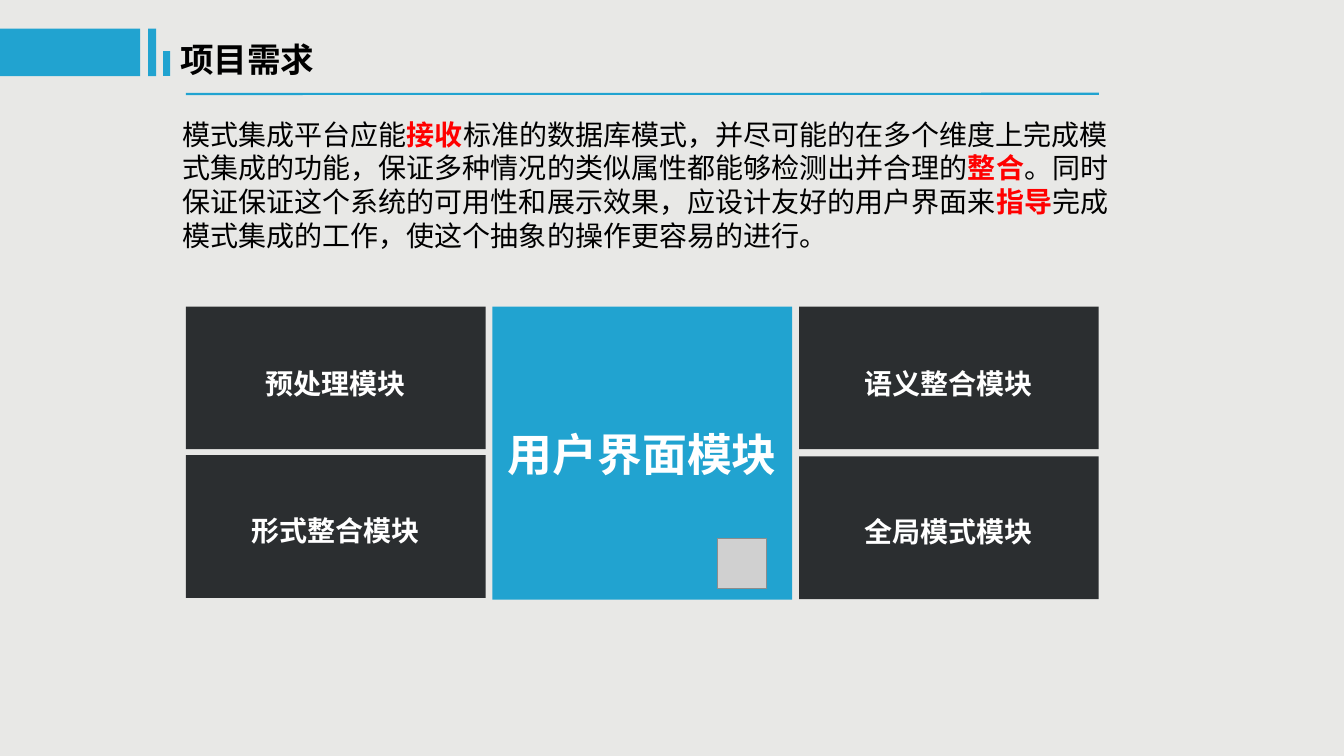
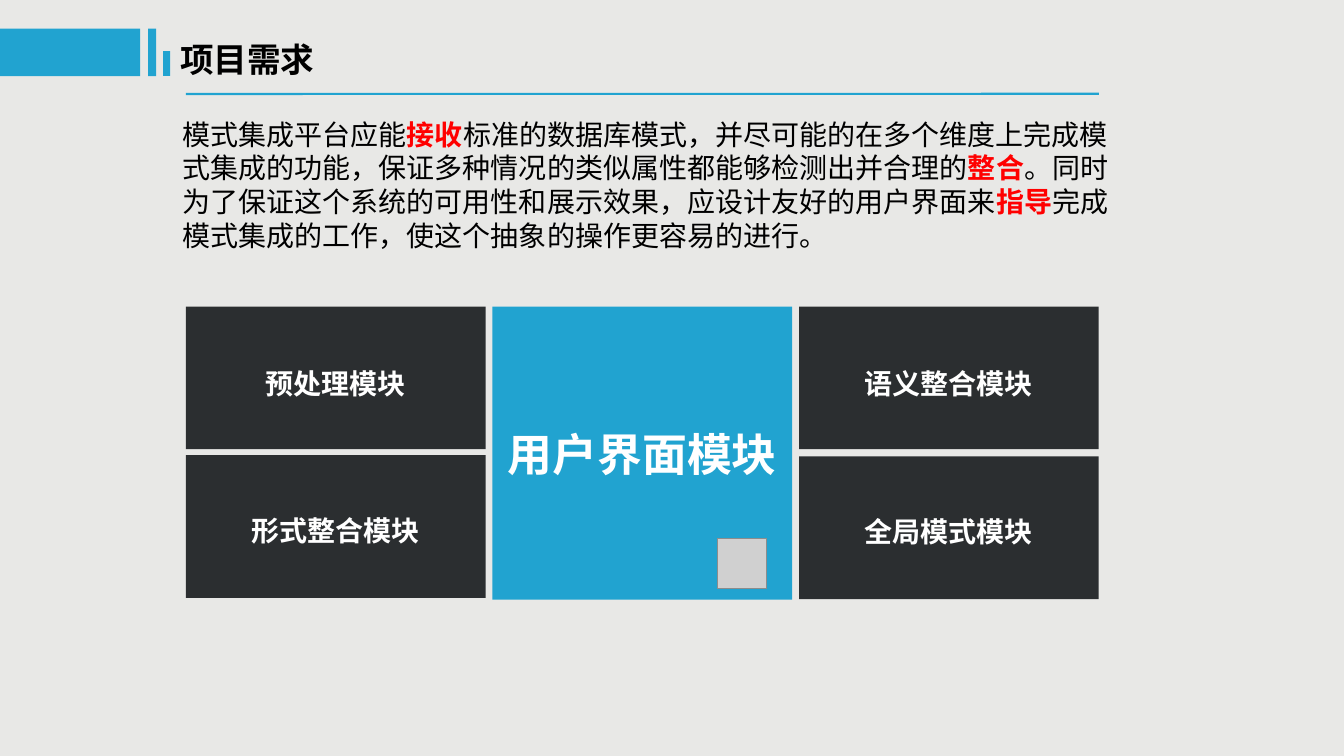
Before and after one commit to TianbaoLi/Graduation-Project, a slide deck: slide 7 of 2013级本科毕设开题检查要求+报告模板+样例/软件学院本科毕业设计（论文）开题答辩+1133730206+李天宝.pptx. Drawn at 1344x756 pixels with LibreOffice and Linux fonts; fonts in the diff are those of the drawing; grey boxes stand for pictures. Boxes give left, top, right and bottom in pixels: in the first picture for what was removed or moved away, otherwise in the second. Text is boxed around its words. In the diff, an @@ line names an element or a change of style, - is before the commit and + after.

```diff
--- a/2013级本科毕设开题检查要求+报告模板+样例/软件学院本科毕业设计（论文）开题答辩+1133730206+李天宝.pptx
+++ b/2013级本科毕设开题检查要求+报告模板+样例/软件学院本科毕业设计（论文）开题答辩+1133730206+李天宝.pptx
@@ text at <box>182,121,1108,249</box>: text changed @@
-模式集成平台应能接收标准的数据库模式，并尽可能的在多个维度上完成模式集成的功能，保证多种情况的类似属性都能够检测出并合理的整合。同时保证保证这个系统的可用性和展示效果，应设计友好的用户界面来指导完成模式集成的工作，使这个抽象的操作更容易的进行。
+模式集成平台应能接收标准的数据库模式，并尽可能的在多个维度上完成模式集成的功能，保证多种情况的类似属性都能够检测出并合理的整合。同时为了保证这个系统的可用性和展示效果，应设计友好的用户界面来指导完成模式集成的工作，使这个抽象的操作更容易的进行。
```
Also in this commit, not shown: 2 other slides changed.
